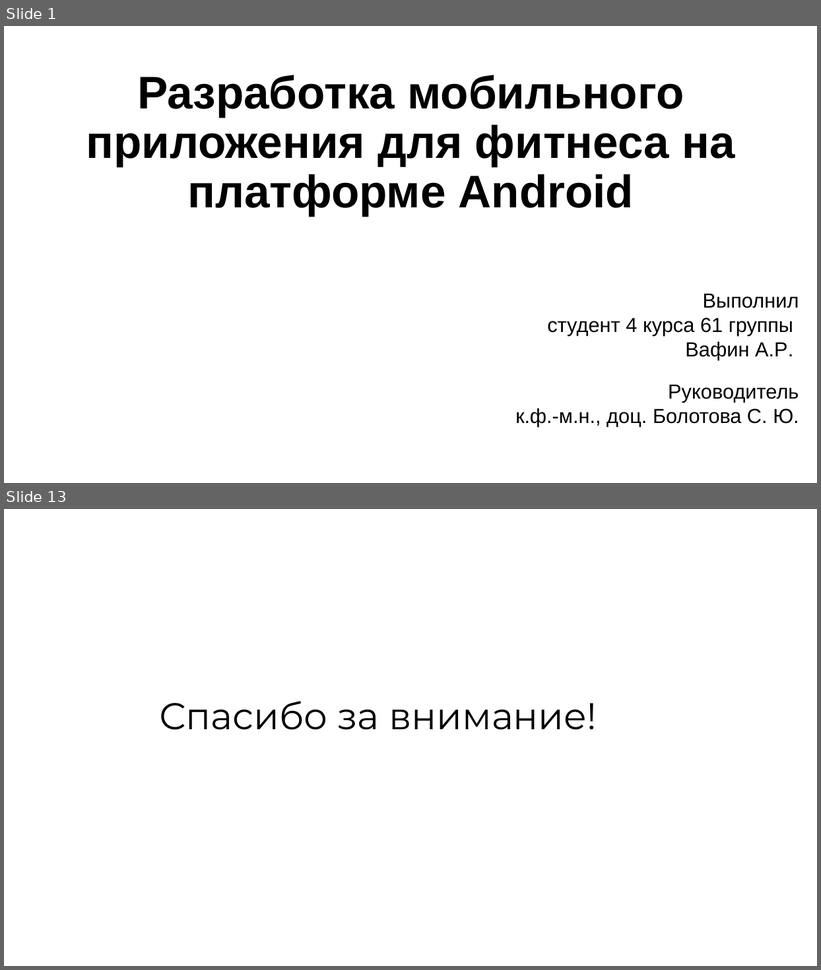
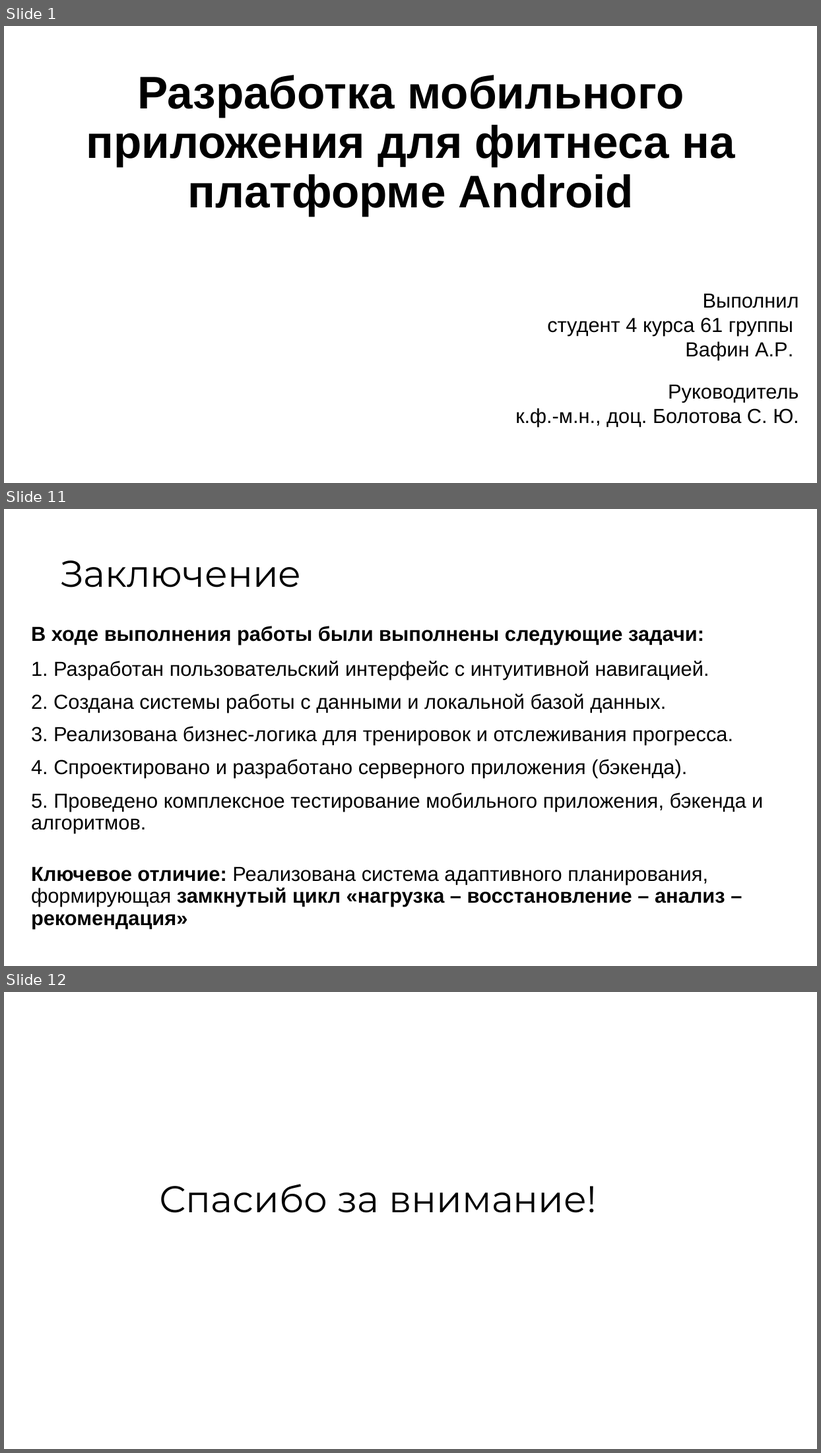
Before and after one commit to vafeenHub/VSU-scientific-activities_6-7-8-semester, a slide deck: src/works/diploma/presentation.odp. Shown one above the other, each under a label of ours: slides 1 and 13 before the commit, slides 1, 11 and 12 after it; the slides between them are not shown. The pictures are 821x970 and 821x1453 pixels, drawn with LibreOffice and Linux fonts; fonts in the diff are those of the drawing. Boxes give left, top, right and bottom in pixels: in the first picture for what was removed or moved away, otherwise in the second. Text is boxed around its words. In the diff, an @@ line names an element or a change of style, - is before the commit and + after.

```diff
--- a/src/works/diploma/presentation.odp
+++ b/src/works/diploma/presentation.odp
@@ slide 11 added at box(4, 509, 817, 966), background #FFFFFF @@
@@ title added at box(60, 560, 302, 588), 44 pt, text #000000 @@
+Заключение
@@ text added at box(31, 626, 763, 929), 24 pt, text #000000 @@
+В ходе выполнения работы были выполнены следующие задачи:
+1. Разработан пользовательский интерфейс с интуитивной навигацией.
+2. Создана системы работы с данными и локальной базой данных.
+3. Реализована бизнес-логика для тренировок и отслеживания прогресса.
+4. Спроектировано и разработано серверного приложения (бэкенда).
+5. Проведено комплексное тестирование мобильного приложения, бэкенда и алгоритмов.
+Ключевое отличие: Реализована система адаптивного планирования, формирующая замкнутый цикл «нагрузка – восстановление – анализ – рекомендация»
@@ what was slide 13 is now slide 12 @@
```
Also in this commit, not shown: 5 slides changed, 4 other slides added, 6 slides removed, 3 other files.
